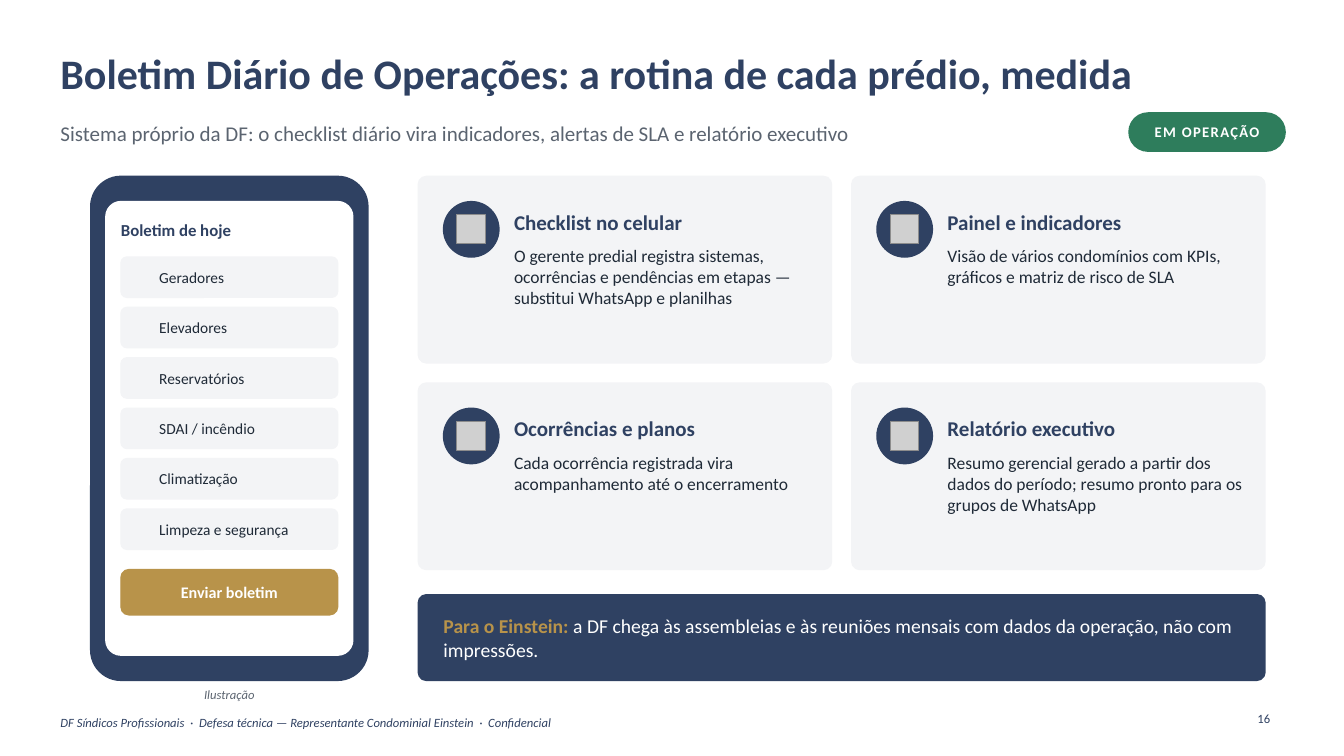
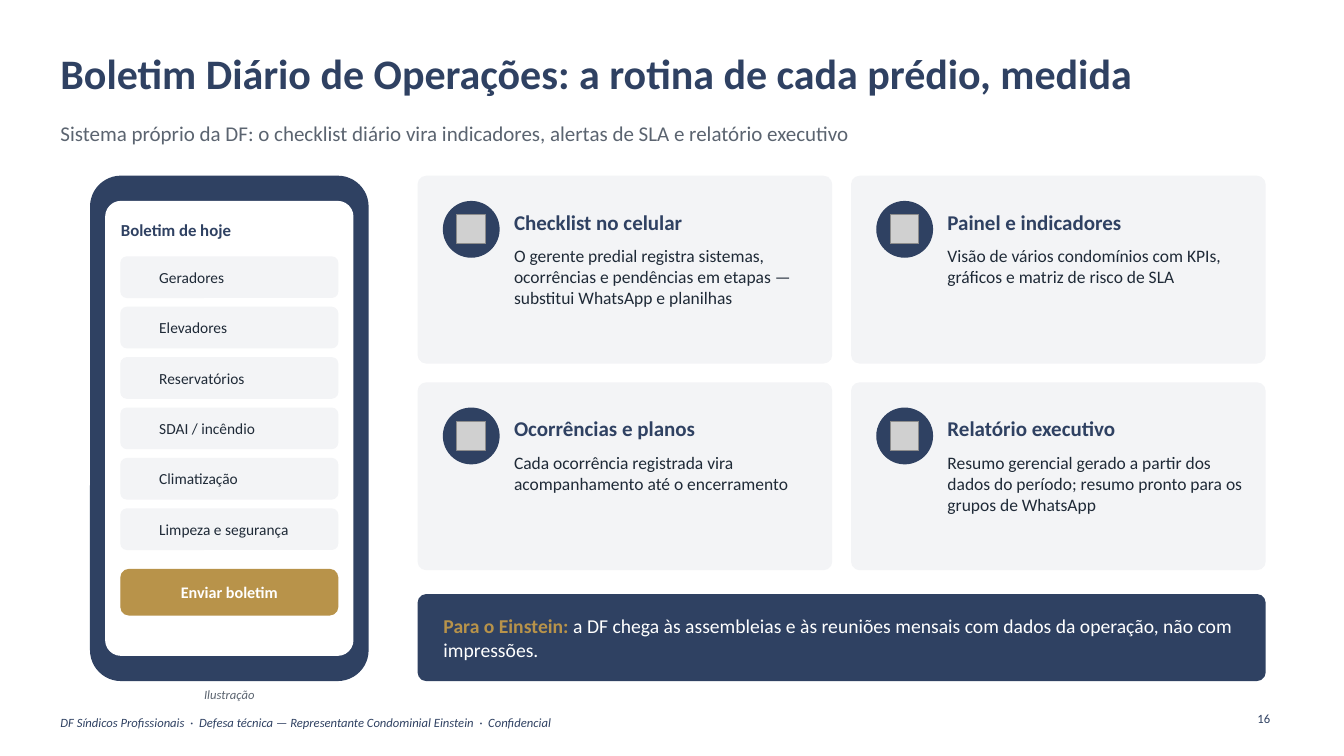
Before and after one commit to caiogavioli/Brainstorm, a slide deck: slide 16 of entregas/apresentacao-13-10/DF_Apresentacao_Einstein_13-10.pptx. Drawn at 1344x756 pixels with LibreOffice and Linux fonts; fonts in the diff are those of the drawing; grey boxes stand for pictures; background and template pictures are left out. Boxes give left, top, right and bottom in pixels: in the first picture for what was removed or moved away, otherwise in the second. Text is boxed around its words. In the diff, an @@ line names an element or a change of style, - is before the commit and + after.

```diff
--- a/entregas/apresentacao-13-10/DF_Apresentacao_Einstein_13-10.pptx
+++ b/entregas/apresentacao-13-10/DF_Apresentacao_Einstein_13-10.pptx
@@ rounded rectangle removed at (1129, 113, 1286, 151) @@
@@ text removed at (1155, 125, 1260, 140) @@
-EM OPERAÇÃO
```
Also in this commit, not shown: 1 other slide changed, 9 other files.
